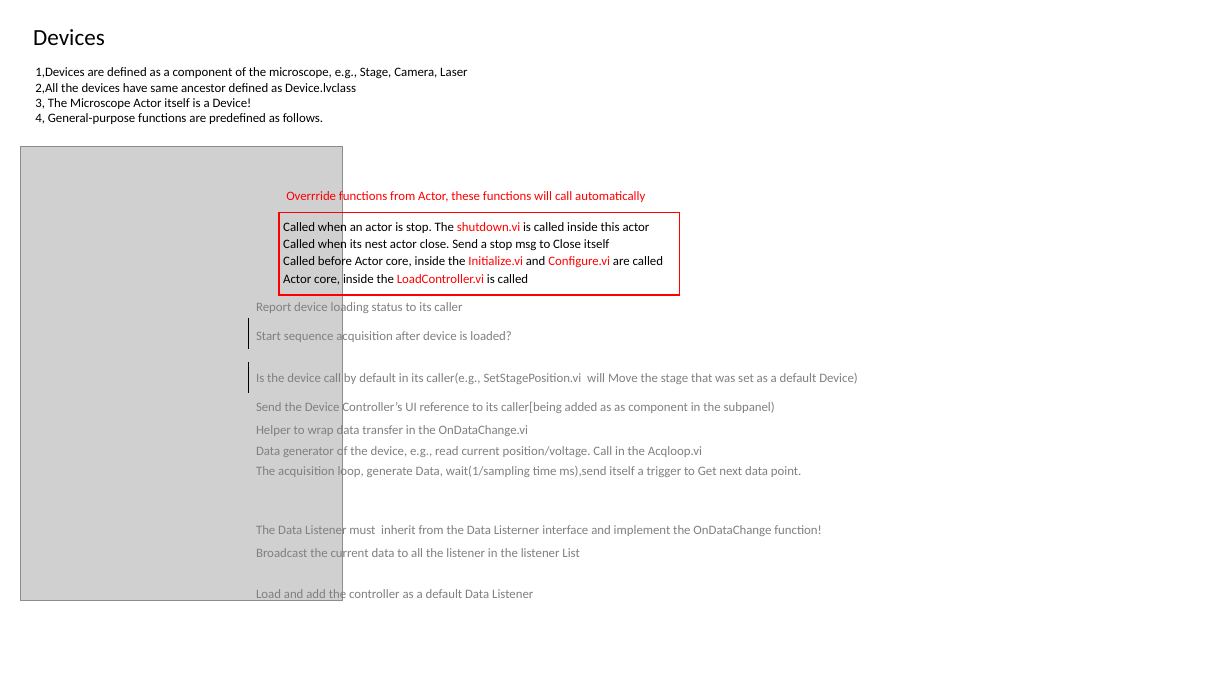
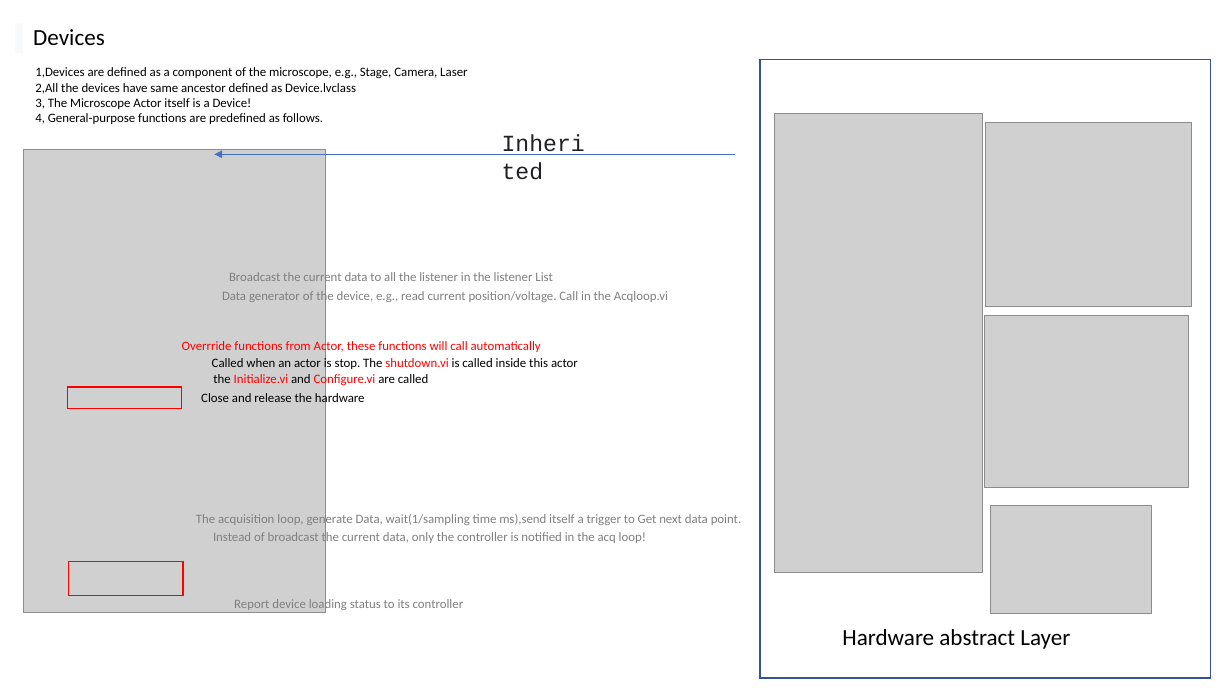
Before and after one commit to erisir/MMicroscopy, a slide deck: slide 7 of Document.pptx (slide 2 before the commit). Drawn at 1232x693 pixels with LibreOffice and Linux fonts; fonts in the diff are those of the drawing; grey boxes stand for pictures. Boxes give left, top, right and bottom in pixels: in the first picture for what was removed or moved away, otherwise in the second. Text is boxed around its words. In the diff, an @@ line names an element or a change of style, - is before the commit and + after.

```diff
--- a/Document.pptx
+++ b/Document.pptx
@@ rectangle added at (x1=761, y1=59, x2=1212, y2=678), outline #325491 1 pt @@
@@ picture added at (x1=775, y1=114, x2=982, y2=573) @@
@@ picture resized from (x1=20, y1=146, x2=342, y2=600) to (x1=23, y1=149, x2=325, y2=613) @@
@@ text added at (x1=493, y1=124, x2=607, y2=161), 18 pt, text #202124 @@
+Inherited
@@ picture added at (x1=985, y1=123, x2=1191, y2=307) @@
@@ arrow added from (735, 154) to (214, 154), #4472C4 0.5 pt @@
@@ rectangle removed at (x1=279, y1=213, x2=680, y2=295) @@
@@ text removed at (x1=283, y1=237, x2=609, y2=252) @@
-Called when its nest actor close. Send a stop msg to Close itself
@@ text "Broadcast the current data to ..." moved from (x1=256, y1=546, x2=579, y2=561) to (x1=229, y1=271, x2=552, y2=286) @@
@@ text "Data generator of the device, ..." moved from (x1=256, y1=445, x2=702, y2=460) to (x1=222, y1=289, x2=668, y2=304) @@
@@ text removed at (x1=283, y1=274, x2=528, y2=284) @@
-Actor core, inside the LoadController.vi is called
@@ line removed from (249, 318) to (249, 349) @@
@@ text removed at (x1=256, y1=329, x2=512, y2=344) @@
-Start sequence acquisition after device is loaded?
@@ picture added at (x1=985, y1=316, x2=1189, y2=488) @@
@@ text "Overrride functions from Actor, these ..." moved from (x1=286, y1=189, x2=645, y2=204) to (x1=182, y1=339, x2=541, y2=354) @@
@@ text "Called when an actor is ..." moved from (x1=283, y1=220, x2=650, y2=235) to (x1=212, y1=356, x2=578, y2=371) @@
@@ rectangle added at (x1=67, y1=387, x2=182, y2=409), outline #FF0000 1 pt @@
@@ text at (x1=213, y1=372, x2=428, y2=387): text changed; text colour #000000 to #FF0000 @@
-Called before Actor core, inside the Initialize.vi and Configure.vi are called
+the Initialize.vi and Configure.vi are called
@@ line removed from (249, 362) to (249, 394) @@
@@ text removed at (x1=256, y1=373, x2=858, y2=384) @@
-Is the device call by default in its caller(e.g., SetStagePosition.vi will Move the stage that was set as a default Device)
@@ text added at (x1=201, y1=392, x2=365, y2=407), 10 pt, text #000000 @@
+Close and release the hardware
@@ text removed at (x1=256, y1=400, x2=775, y2=415) @@
-Send the Device Controller’s UI reference to its caller[being added as as component in the subpanel)
@@ text removed at (x1=256, y1=423, x2=528, y2=438) @@
-Helper to wrap data transfer in the OnDataChange.vi
@@ text "The acquisition loop, generate Data, ..." moved from (x1=256, y1=464, x2=802, y2=479) to (x1=196, y1=512, x2=742, y2=527) @@
@@ picture added at (x1=991, y1=506, x2=1152, y2=614) @@
@@ text added at (x1=213, y1=530, x2=646, y2=545), 10 pt, text #808080 @@
+Instead of broadcast the current data, only the controller is notified in the acq loop!
@@ text removed at (x1=256, y1=523, x2=822, y2=538) @@
-The Data Listener must inherit from the Data Listerner interface and implement the OnDataChange function!
@@ rectangle added at (x1=69, y1=562, x2=184, y2=596), outline #FF0000 1 pt @@
@@ text at (x1=234, y1=597, x2=464, y2=612): text changed @@
-Report device loading status to its caller
+Report device loading status to its controller
@@ text removed at (x1=256, y1=587, x2=533, y2=602) @@
-Load and add the controller as a default Data Listener
@@ text added at (x1=842, y1=629, x2=1070, y2=649), 18 pt, text #000000 @@
+Hardware abstract Layer
```
Also in this commit, not shown: 3 other slides changed, 7 slides added, 4 slides removed.
